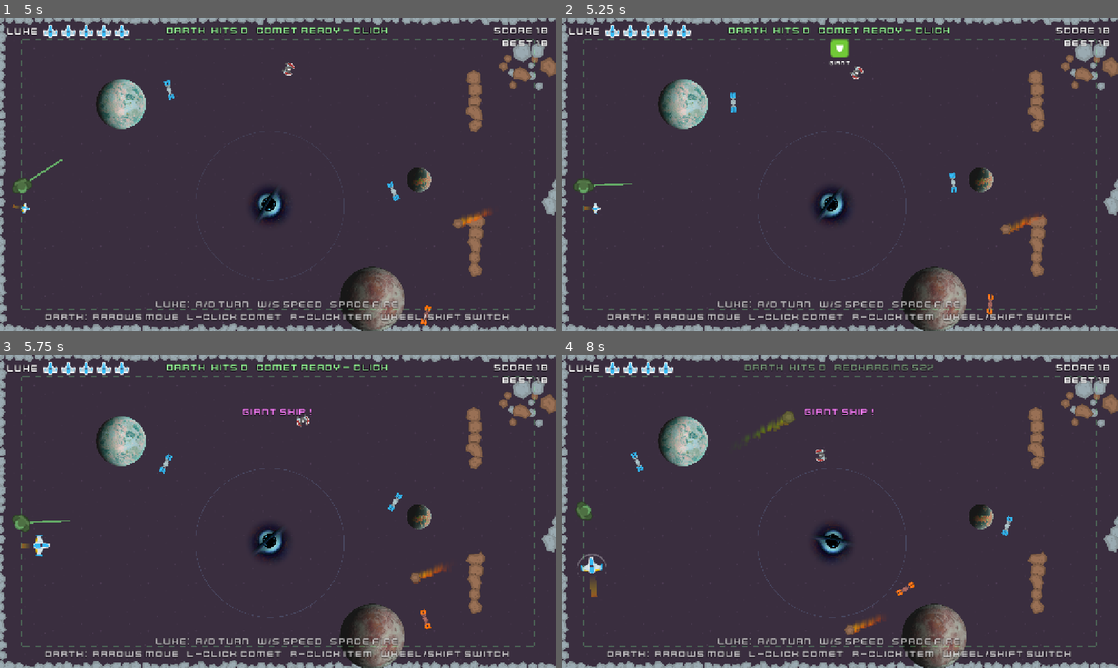
Above: before the commit, frames 1-4 (two rows, left to right).
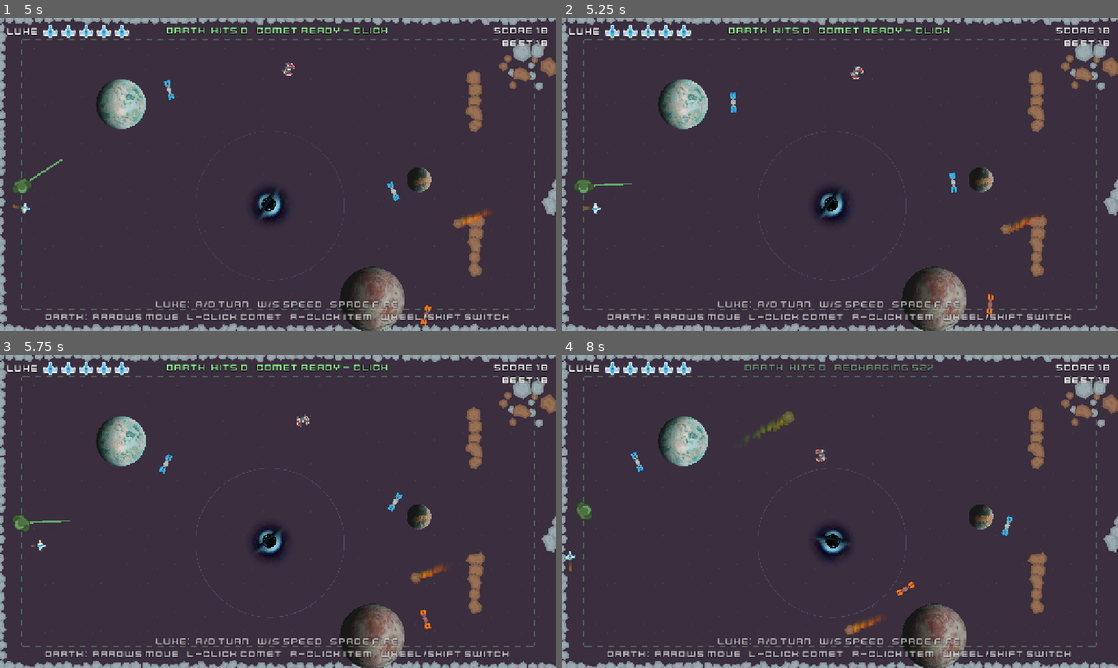
Above: after the commit, the same moments.

Repository: pricezhang42/star-fight
Game: Godot game, scene res://scenes/main.tscn
The game is run twice, just before and just after one commit, with the same random seed, the same clock (stepped at 60 frames per second) and the same inputs.
Inputs (mouse positions are in pixels of both pictures, inside the frame that each line leads up to):
- Up to frame 1 (5 s): tap Enter (restart) at 0.5 s; move the mouse to (400, 158) at 0.52 s; hold D (turn_right) 0.53-1.28 s; right-click (400, 158) at 0.6 s; move the mouse to (166, 190) at 1.27 s; hold S (brake) 1.28-2.03 s; tap Space (fire) at 1.35 s; right-click (166, 190) at 1.55 s; move the mouse to (333, 105) at 2.02 s; hold D (turn_right) 2.03-2.78 s; tap Down (p2_down) at 2.1 s; right-click (333, 105) at 2.3 s; move the mouse to (250, 237) at 2.77 s; hold W (thrust) 2.78-3.53 s; tap Left (p2_left) at 2.85 s; right-click (250, 237) at 3.05 s; move the mouse to (444, 221) at 3.52 s; hold A (turn_left) from 3.53 s (still down); tap Mouse wheel down (p2_next) at 3.6 s; right-click (444, 221) at 3.8 s; move the mouse to (111, 127) at 4.27 s; tap Mouse wheel up (p2_prev) at 4.35 s; right-click (111, 127) at 4.55 s
- Up to frame 2 (5.25 s): move the mouse to (867, 174) at 5.02 s; release A (turn_left) at 5.03 s; hold S (brake) from 5.03 s (still down); tap Right (p2_right) at 5.1 s
- Up to frame 3 (5.75 s): keep holding S (brake); right-click (305, 511) at 5.3 s
- Up to frame 4 (8 s): move the mouse to (756, 433) at 5.77 s; release S (brake) at 5.78 s; hold D (turn_right) 5.78-6.53 s; click (756, 433) at 5.85 s; right-click (756, 433) at 6.05 s; move the mouse to (962, 495) at 6.52 s; hold W (thrust) 6.53-7.28 s; tap Up (p2_up) at 6.6 s; right-click (962, 495) at 6.8 s; move the mouse to (728, 527) at 7.27 s; hold D (turn_right) from 7.28 s (still down); right-click (728, 527) at 7.35 s

Frame 1 is identical in both runs. In frame 2, 0.2% of the frame differs, in the area x 48-52%, y 6-16%; in frame 3, 0.3%; in frame 4, 0.5%, in the area x 0-56%, y 2-78%.

Commit message:
Faster hunter, wider laser, 10 s items, Darth corner fix, Slick item
- Hunter ship: speed 250 -> 370 and turns faster
- Laser beam: width 70 -> 150, thicker warning line
- Darth gets an item every 10 s (was 5 s)
- Darth: at a corner, pressing the way you were going now carries on
  round the corner (it used to stop dead, e.g. pressing left at the
  bottom-left corner)
- New item, Slick: for 4 s Luke's turning builds up and keeps spinning
  and the ship slides along its old path instead of following its nose

Diff:
--- a/scenes/hunter.tscn
+++ b/scenes/hunter.tscn
@@ -15,8 +15,8 @@
 collision_mask = 5
 motion_mode = 1
 script = ExtResource("1")
-speed = 250.0
-turn_speed = 3.2
+speed = 370.0
+turn_speed = 4.2
 detect_radius = 100000.0
 lose_radius = 100000.0
 health = 3
--- a/scripts/alien_astronaut.gd
+++ b/scripts/alien_astronaut.gd
@@ -15,13 +15,14 @@
 const PICKUP_SOUND := preload("res://assets/kenney_space_shooter_redux/sounds/sfx_shieldUp.ogg")
 const USE_SOUND := preload("res://assets/kenney_space_shooter_redux/sounds/sfx_zap.ogg")
 
-enum Item { CHAOS, FLASH_BANG, HUNTER, LASER, GIANT }
-const ITEM_NAMES := ["CHAOS", "FLASH", "HUNTER", "LASER", "GIANT"]
-
-@export var item_interval := 5.0
+enum Item { CHAOS, FLASH_BANG, HUNTER, LASER, GIANT, SLICK }
+const ITEM_NAMES := ["CHAOS", "FLASH", "HUNTER", "LASER", "GIANT", "SLICK"]
+
+@export var item_interval := 10.0
 @export var max_items := 3
 @export var chaos_seconds := 2.0
 @export var giant_seconds := 3.0
+@export var slick_seconds := 4.0
 
 @export var speed := 900.0 ## world pixels per second along the track
 ## Gap between the track and the screen edge, in screen pixels.
@@ -36,7 +37,7 @@
 var _track_local := Rect2()
 var items: Array[int] = []
 var selected := 0
-var _item_timer := 5.0
+var _item_timer := 10.0
 
 @onready var sprite: Sprite2D = $Sprite2D
 @onready var aim: Line2D = $Aim
@@ -117,6 +118,9 @@
 		Item.GIANT:
 			if luke:
 				luke.apply_giant(giant_seconds)
+		Item.SLICK:
+			if luke:
+				luke.apply_slick(slick_seconds)
 		Item.FLASH_BANG:
 			var fb := Node2D.new()
 			fb.set_script(FLASH_BANG)
@@ -171,6 +175,15 @@
 		if score > best_score:
 			best_score = score
 			best = dir
+	if best == 0.0:
+		# At a corner, pressing the way you were going (e.g. left at the
+		# bottom-left corner) carries on round the corner onto the next edge.
+		for dir in [1.0, -1.0]:
+			var behind := _point_on(rect, wrapf(track_pos - dir * 0.002, 0.0, 1.0))
+			var score := (here - behind).normalized().dot(input.normalized())
+			if score > best_score:
+				best_score = score
+				best = dir
 	if best == 0.0:
 		return
 	# Stop exactly at a corner instead of overshooting onto the next edge,
--- a/scripts/hud.gd
+++ b/scripts/hud.gd
@@ -15,8 +15,9 @@
 	preload("res://assets/kenney_space_shooter_redux/enemies/enemyBlack1.png"), # hunter
 	preload("res://assets/kenney_space_shooter_redux/powerups/powerupRed_bolt.png"), # laser
 	preload("res://assets/kenney_space_shooter_redux/powerups/powerupGreen_shield.png"), # giant
+	preload("res://assets/kenney_space_shooter_redux/powerups/pill_blue.png"), # slick
 ]
-const ITEM_NAMES := ["CHAOS", "FLASH", "HUNTER", "LASER", "GIANT"]
+const ITEM_NAMES := ["CHAOS", "FLASH", "HUNTER", "LASER", "GIANT", "SLICK"]
 
 var _p2_hits := 0
 var _p2_ready := 0.0
@@ -86,10 +87,12 @@
 
 
 ## Warnings on Luke's side when Darth's effects are active.
-func set_luke_status(reversed: bool, giant: bool) -> void:
+func set_luke_status(reversed: bool, giant: bool, slick: bool = false) -> void:
 	var parts := []
 	if reversed:
 		parts.append("CONTROLS REVERSED!")
 	if giant:
 		parts.append("GIANT SHIP!")
+	if slick:
+		parts.append("SLIPPERY STEERING!")
 	luke_status.text = "   ".join(parts)
--- a/scripts/laser_beam.gd
+++ b/scripts/laser_beam.gd
@@ -11,7 +11,7 @@
 @export var warn_time := 1.0
 @export var fire_time := 0.4
 @export var length := 6000.0
-@export var beam_width := 70.0
+@export var beam_width := 150.0
 
 var direction := Vector2.RIGHT
 var _t := 0.0
@@ -78,4 +78,4 @@
 	var urgency := _t / warn_time
 	var blink := 0.5 + 0.5 * sin(_t * lerpf(14.0, 40.0, urgency))
 	var col := Color(1.0, 0.2, 0.2, lerpf(0.25, 0.9, blink))
-	draw_line(Vector2.ZERO, Vector2(length, 0), col, lerpf(6.0, 16.0, urgency))
+	draw_line(Vector2.ZERO, Vector2(length, 0), col, lerpf(10.0, 26.0, urgency))
--- a/scripts/player.gd
+++ b/scripts/player.gd
@@ -6,7 +6,7 @@
 signal lives_changed(lives: int)
 signal died
 ## Emitted when chaos / giant start or end, for the HUD.
-signal status_changed(reversed: bool, giant: bool)
+signal status_changed(reversed: bool, giant: bool, slick: bool)
 
 @export var speed := 220.0 ## starting / current speed
 @export var min_speed := 60.0
@@ -41,6 +41,12 @@
 var chaos_time := 0.0
 ## Seconds left at giant size (Darth's Giant item).
 var giant_time := 0.0
+## Seconds left of slippery steering (Darth's Slick item): turning builds up
+## and keeps spinning, and the ship slides instead of following its nose.
+var slick_time := 0.0
+var _move_dir := 0.0 ## direction the ship is actually travelling
+var _ang_vel := 0.0
+var _was_slick := false
 ## Current size multiplier (eases between 1 and giant_scale).
 var size_mult := 1.0
 const GIANT_SCALE := 2.0
@@ -60,6 +66,7 @@
 	add_to_group("player")
 	lives = max_lives
 	heading = rotation
+	_move_dir = heading
 	shield.visible = false
 	_base_sprite_scale = sprite.scale
 	_base_flame_pos = flame.position
@@ -80,7 +87,18 @@
 		var tmp := go
 		go = stop_
 		stop_ = tmp
-	heading += turn * turn_speed * delta
+	if slick_time > 0.0:
+		# Oil on the thrusters: turning speeds up and slows down gradually,
+		# and the travel direction lags behind where the nose points.
+		_ang_vel += turn * turn_speed * 3.0 * delta
+		_ang_vel *= exp(-1.5 * delta)
+		_ang_vel = clampf(_ang_vel, -turn_speed * 1.4, turn_speed * 1.4)
+		heading += _ang_vel * delta
+		_move_dir = rotate_toward(_move_dir, heading, 1.1 * delta)
+	else:
+		_ang_vel = 0.0
+		heading += turn * turn_speed * delta
+		_move_dir = rotate_toward(_move_dir, heading, 8.0 * delta)
 	if go:
 		speed += acceleration * delta
 	if stop_:
@@ -89,7 +107,7 @@
 	rotation = heading
 	gravity_grace -= delta
 	drift *= exp(-drift_damping * delta)
-	velocity = Vector2.RIGHT.rotated(heading) * speed + drift
+	velocity = Vector2.RIGHT.rotated(_move_dir) * speed + drift
 
 	var col := move_and_collide(velocity * delta)
 	if col:
@@ -120,20 +138,27 @@
 	# Darth's effects.
 	chaos_time = maxf(0.0, chaos_time - delta)
 	giant_time = maxf(0.0, giant_time - delta)
+	slick_time = maxf(0.0, slick_time - delta)
 	var target := GIANT_SCALE if giant_time > 0.0 else 1.0
 	size_mult = move_toward(size_mult, target, delta * 4.0)
 	sprite.scale = _base_sprite_scale * size_mult
 	shield.scale = _base_sprite_scale * size_mult
 	flame.position = _base_flame_pos * size_mult
 	($CollisionShape2D.shape as CircleShape2D).radius = BASE_RADIUS * size_mult
-	var tint := Color(0.85, 0.45, 1.0) if chaos_time > 0.0 else Color.WHITE
+	var tint := Color.WHITE
+	if chaos_time > 0.0:
+		tint = Color(0.85, 0.45, 1.0)
+	elif slick_time > 0.0:
+		tint = Color(0.5, 0.85, 1.0)
 	sprite.modulate = Color(tint, sprite.modulate.a)
 	var reversed := chaos_time > 0.0
 	var giant := giant_time > 0.0
-	if reversed != _was_reversed or giant != _was_giant:
+	var slick := slick_time > 0.0
+	if reversed != _was_reversed or giant != _was_giant or slick != _was_slick:
 		_was_reversed = reversed
 		_was_giant = giant
-		status_changed.emit(reversed, giant)
+		_was_slick = slick
+		status_changed.emit(reversed, giant, slick)
 
 	_flame_t += delta * 30.0
 	var throttle := inverse_lerp(min_speed, max_speed, speed)
@@ -187,3 +212,8 @@
 ## Darth's Giant item: grow for `seconds`.
 func apply_giant(seconds: float) -> void:
 	giant_time = maxf(giant_time, seconds)
+
+
+## Darth's Slick item: slippery steering for `seconds`.
+func apply_slick(seconds: float) -> void:
+	slick_time = maxf(slick_time, seconds)
Binary file added: assets/kenney_space_shooter_redux/powerups/pill_blue.png
Not shown, added: assets/kenney_space_shooter_redux/powerups/pill_blue.png.import
Not shown, changed: CREDITS.md
